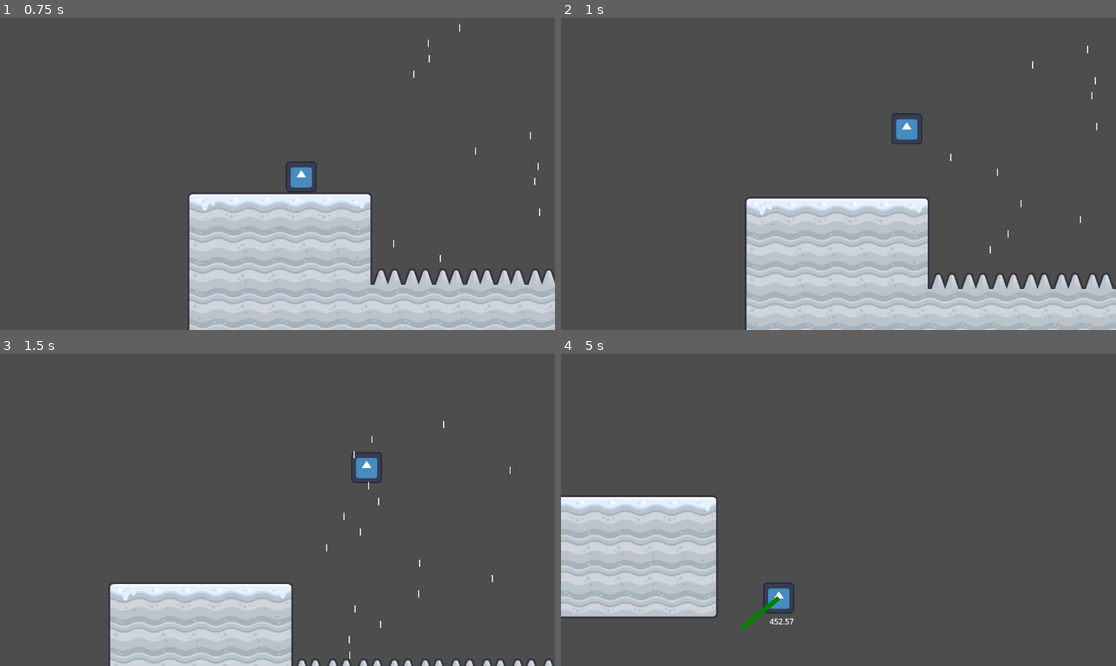
Above: before the commit, frames 1-4 (two rows, left to right).
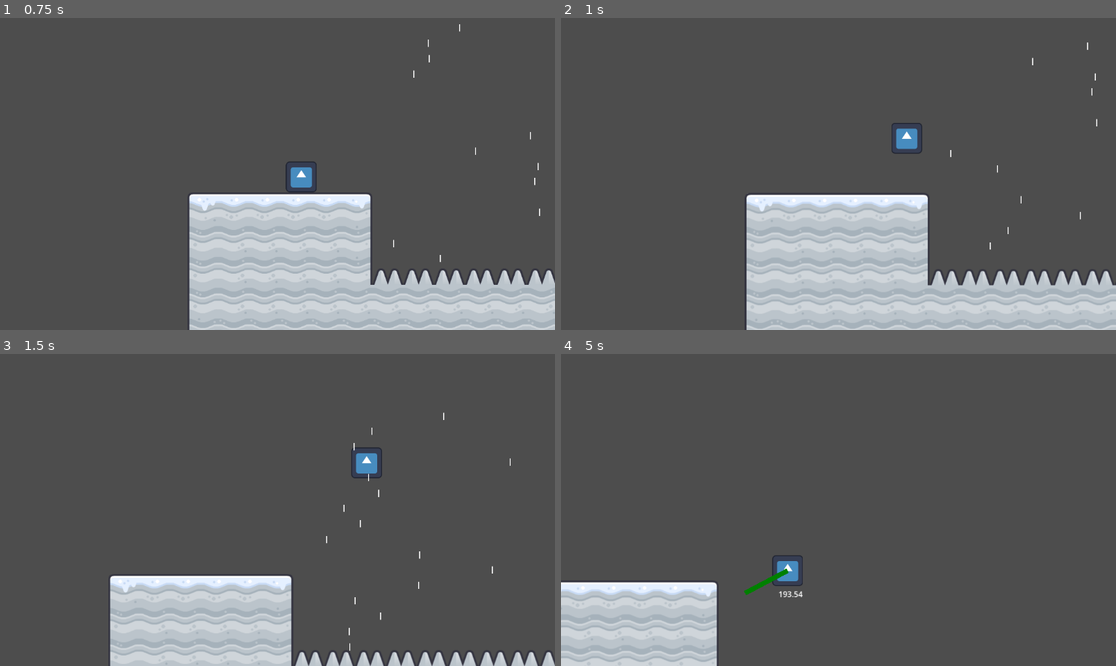
Above: after the commit, the same moments.

Repository: Emarald64/gliding-game
Game: Godot game, scene res://Scenes/main.tscn
The game is run twice, just before and just after one commit, with the same random seed, the same clock (stepped at 60 frames per second) and the same inputs. The engine's default icon, where the game draws it, is replaced by a stand-in: a white triangle on a blue panel in a dark square.
Inputs:
- Up to frame 1 (0.75 s): tap Enter at 0.5 s; hold Right (move_right) from 0.53 s (still down); hold Shift (glide) from 0.53 s (still down)
- Up to frame 2 (1 s): keep holding Right (move_right); keep holding Shift (glide); tap Space (jump) at 0.77, 0.8 s
- Up to frame 3 (1.5 s): keep holding Right (move_right); tap Space (jump) at 1.07, 1.35 s; release Shift (glide) at 1.28 s
- Up to frame 4 (5 s): tap Space (jump) at 1.52, 1.82, 2.3, 3.02, 3.32, 4.52, 4.82 s; tap Shift (glide) at 1.55, 2.85, 4.35 s; release Right (move_right) at 2.03 s; hold Left (move_left) 2.03-2.78 s; hold Shift (glide) 2.03-2.78 s; hold Right (move_right) 2.78-4.28 s; hold Space (jump) 3.53-4.28 s; hold Left (move_left) from 4.28 s (still down)

Frame 1 is identical in both runs. In frame 2, 4.7% of the frame differs, in the area x 33-100%, y 7-100%; in frame 3, 4.1%; in frame 4, 14%, in the area x 0-44%, y 45-100%.

Commit message:
added better jump

Diff:
--- a/Scenes/player.gd
+++ b/Scenes/player.gd
@@ -3,18 +3,24 @@
 
 const MaxWalkSpeed = 400
 const WalkAccel=2000
-const JUMP_VELOCITY = -600.0
 
 #Gliding
-const angleChangeFactor=500
+const angleChangeFactor=750
 const StableGlideAngle=PI/12
 const maxGlideSpeed=1000
-const minGlideSpeed=75
+const minGlideSpeed=150
 const glideAccel=500
-const glideDecel=700
+const glideDecel=500
 const HalfAngleRange=0.5
+const GlideBoostAngleChangeFactor=StableGlideAngle
+const GlideSpriteScale=Vector2(1.5,0.75)
 
-const GlideSpriteScale=Vector2(1.5,0.75)
+const maxJumpTime:=0.125
+const JUMP_VELOCITY = -300.0
+
+var hasjumped:=false
+var jumpTime:=0.0
+var coyoteStarted:=false
 
 @onready var baseSpriteScale=$Sprite2D.scale.x
 
@@ -36,12 +42,12 @@
 			var boost=getGlideBoostAmmount()
 			if boost!=0:print("boost:"+str(boost))
 
-			var target_angle=-(boost/10)+StableGlideAngle+(Input.get_axis("glide_up","glide_down")*HalfAngleRange)
+			var target_angle=-(boost*GlideBoostAngleChangeFactor)+StableGlideAngle+(Input.get_axis("glide_up","glide_down")*HalfAngleRange)
 			if target_angle<StableGlideAngle and is_equal_approx(glideSpeed,minGlideSpeed) and boost<=1:
 				target_angle=StableGlideAngle
 			glideAngle=move_toward(glideAngle,target_angle,maxAngleChange)
 
-			if (glideAngle>StableGlideAngle+(boost/10 ))==(boost<=1):
+			if (glideAngle>StableGlideAngle+(boost*GlideBoostAngleChangeFactor))==(boost<=1):
 				# Gliding down, Speed up
 				$DebugGlideAngle.default_color=Color.WEB_GREEN
 				glideSpeed=minf(maxGlideSpeed,glideSpeed+delta*glideAccel*(glideAngle-StableGlideAngle)*(1-boost))
@@ -58,9 +64,10 @@
 			if not facingRight:
 				anglePoint.x*=-1
 			$DebugGlideAngle.set_point_position(1,anglePoint)
-			#print(glideAngle)
+			#print("glideAngle"+str(glideAngle))
+			#print("stableAngle"+str(StableGlideAngle+(boost*GlideBoostAngleChangeFactor)))
 
-			if not Input.is_action_pressed('glide'):
+			if not Input.is_action_pressed('glide') or is_on_wall():
 				#End Glide
 				stopGlide()
 				canGlide=false
@@ -72,15 +79,30 @@
 				$CollisionShape2D.shape.size*=GlideSpriteScale
 				gliding=true
 				glideSpeed=velocity.length()
-				glideAngle=clampf(fmod(velocity.angle(),PI/2),StableGlideAngle-HalfAngleRange,StableGlideAngle+HalfAngleRange)
-			velocity.y+=(1000-getGlideBoostAmmount()*200)*delta
+				glideAngle=clampf(absf(velocity.angle()+PI/2)-(PI/2),StableGlideAngle-HalfAngleRange,StableGlideAngle+HalfAngleRange)
+			velocity.y+=(1000-(getGlideBoostAmmount()*200))*delta
+			if not coyoteStarted:
+				$coyoteTimer.start()
+				coyoteStarted=true
 	else:
 		# On ground
 		if gliding:
 			stopGlide()
 		canGlide=true
-		if Input.is_action_just_pressed("jump"):
-			velocity.y = JUMP_VELOCITY
+		coyoteStarted=false
+		hasjumped=false
+
+	#Jump
+	if ((Input.is_action_pressed("jump") and jumpTime<maxJumpTime) or (Input.is_action_just_pressed("jump") and (not $coyoteTimer.is_stopped() or is_on_floor()))):
+		$coyoteTimer.stop()
+		if not hasjumped:
+			jumpTime=0.0
+		var jump=JUMP_VELOCITY*((1.0 if not hasjumped and Input.is_action_just_pressed("jump") else 0.0) + (delta*10) if jumpTime+delta<maxJumpTime else (maxJumpTime-jumpTime)*10)
+		#print(velocity.y+jump)
+		velocity.y=min(velocity.y+jump,jump)
+		jumpTime+=delta
+
+		hasjumped=true
 
 	if Input.is_action_just_pressed("respawn"):
 		respawn()
--- a/Scenes/player.tscn
+++ b/Scenes/player.tscn
@@ -39,4 +39,8 @@
 [node name="CollisionShape2D" type="CollisionShape2D" parent="GlideBoostDetector"]
 shape = SubResource("RectangleShape2D_vgqql")
 
+[node name="coyoteTimer" type="Timer" parent="."]
+wait_time = 0.2
+one_shot = true
+
 [connection signal="body_entered" from="Hurtbox" to="." method="respawn" unbinds=1]
